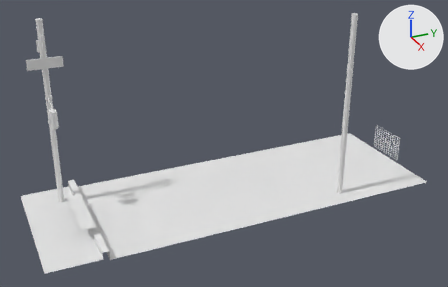
An edit to the Blender file Level.blend, drawn before and after from the same camera.
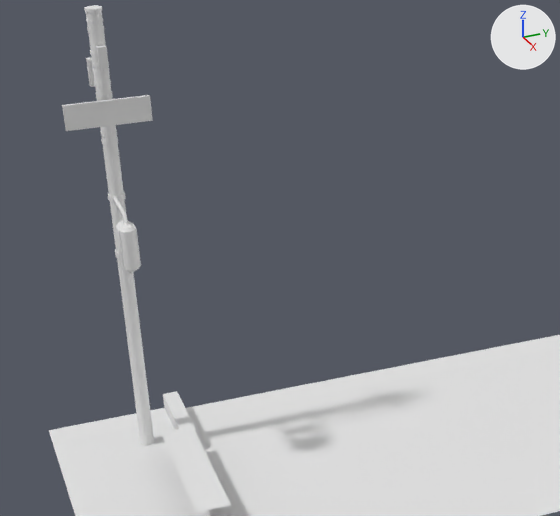
There are two pictures of each version: one whole from a camera (50 mm lens) standing at (50.9, -21.9, 30.9) and looking at (1.0, 0.5, 6.0), one close up on the part from 0% to 52% of the width and 6% to 81% of the height. Lighting does not change. The marker at upper right points along +X, +Y and +Z.

The older version as bpy lines, for what is in view:
```python
me_plane = bpy.data.meshes.new('Plane')
me_plane.from_pydata(...)  # 62 vertices, 47 faces; spans x -1.0..1.0, y -1.42..1.66, z 0.02..0.15
me_plane.materials.append(mat_material)  # white #e7e7e7
me_plane_002 = bpy.data.meshes.new('Plane.002')
me_plane_002.from_pydata(...)  # 88 vertices, 74 faces; spans x -0.55..0.55, y -0.86..0.86, z -0.06..0.6
me_plane_002.polygons.foreach_set('use_smooth', [True] * 74)
me_plane_006 = bpy.data.meshes.new('Plane.006')
me_plane_006.from_pydata(...)  # a box spanning x -0.55..0.55, y -0.27..0.27, z -0.86..0.86
ob_plane = bpy.data.objects.new('Plane', me_plane)
ob_plane.location = (0.0, 0.0, 0.0)
ob_plane.scale = (7.05, 12.8, 7.05)
ob_plane_002 = bpy.data.objects.new('Plane.002', me_plane_002)
ob_plane_002.location = (-2.01, -14.47, 9.99)
ob_plane_002.rotation_euler = (1.571, 0.0, 0.0)  # degrees (90, 0, 0)
ob_plane_006 = bpy.data.objects.new('Plane.006', me_plane_006)
ob_plane_006.location = (-3.59, -14.66, 14.65)
ob_plane_006.scale = (0.126, 5.84, 0.552)
# also in view: 'Cylinder' at (-4.4, -14.6, 8.9); 'Plane.001' at (0.4, -13.6, 1.5)
```
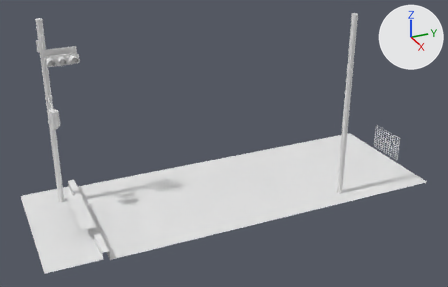
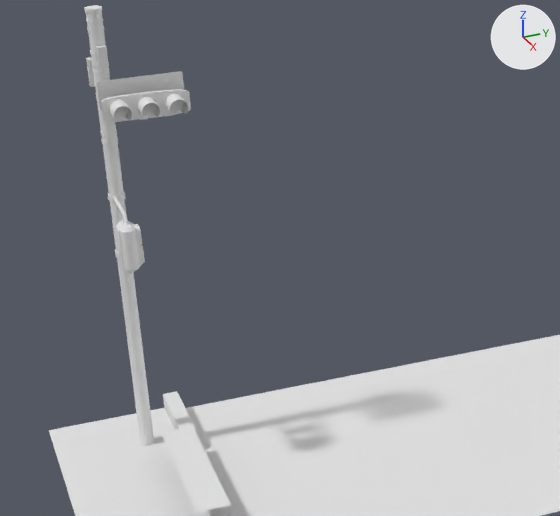
The change, as a list of edits to the scene's bpy script:
```text
Change me_plane_002:
    used by ob_plane_002; location = (-2.01, -14.47, 9.99); rotation_euler = (1.571, 0.0, 0.0), in degrees (90, 0, 0)
    remove me_plane_002.from_pydata(...)  # 88 vertices, 74 faces; spans x -0.55..0.55, y -0.86..0.86, z -0.06..0.6
    add me_plane_002.from_pydata(...)  # 156 vertices, 128 faces; spans x -0.55..0.55, y -0.86..0.86, z -0.22..0.6
    me_plane_002 part 1
    2 vertices are removed from x -0.3..0.3, y 0.72, z -0.06
    29 faces are deleted
    34 vertices are added at x -0.32..0.32, y -0.61..0.74, z -0.22..0.6
    20 new vertices lie (0.0, 0.75, 0.0) away from vertices in x -0.55..0.55, y -0.75, z -0.03..0.57
    8 new vertices lie (0.0, 0.0, 0.16) away from vertices in x -0.3..0.3, y -0.09..0.0, z -0.22
    8 new vertices lie (0.0, 0.0, 0.14) away from vertices in x -0.3..0.3, y 0.63..0.72, z -0.2
    83 new faces join them
Add me_cube:
    me_cube.from_pydata(...)  # 218 vertices, 216 faces; spans x -1.84..1.0, y -1.0..1.0, z -1.0..1.0
    me_cube.polygons.foreach_set('use_smooth', [True] * 216)
Add me_cylinder_002:
    me_cylinder_002.from_pydata(...)  # 89 vertices, 67 faces; spans x -1.03..0.99, y -1.05..1.05, z -1.0..1.72
    me_cylinder_002.polygons.foreach_set('use_smooth', [True] * 67)
Change ob_plane_006:
    ob_plane_006.location: (-3.59, -14.66, 14.65) -> (-3.58, -13.26, 14.78)
Add ob_cube:
    ob_cube = bpy.data.objects.new('Cube', me_cube)
    ob_cube.location = (-4.05, -13.3, 15.22)
    ob_cube.rotation_euler = (0.00866, 0.0399, -0.00273)  # degrees (0.5, 2.3, -0.2)
    ob_cube.scale = (0.0173, 1.57, 0.53)
Add ob_cylinder_002:
    ob_cylinder_002 = bpy.data.objects.new('Cylinder.002', me_cylinder_002)
    ob_cylinder_002.location = (-3.22, -14.26, 14.78)
    ob_cylinder_002.rotation_euler = (3.142, 1.571, 3.142)  # degrees (180, 90, 180)
    ob_cylinder_002.scale = (0.324, 0.324, 0.324)
    _m = ob_cylinder_002.modifiers.new('Array', 'ARRAY')
    _m.count = 3
    _m.relative_offset_displace = (0.0, 1.5, 0.0)
```

What differs and where, as boxes (x1, y1, x2, y2) in the close-ups (560 x 516 px):
'Plane.006', moved: before (62, 95, 153, 131); after (101, 89, 191, 122)
'Cube', added: after (96, 71, 184, 109)
'Plane.002', reshaped (15% wider): before (115, 220, 141, 272); after (115, 220, 145, 272)
'Cylinder.002', added: after (110, 94, 189, 120)
part 1 of me_plane_002, built on: before (133, 229, 141, 267); after (133, 224, 145, 267)
